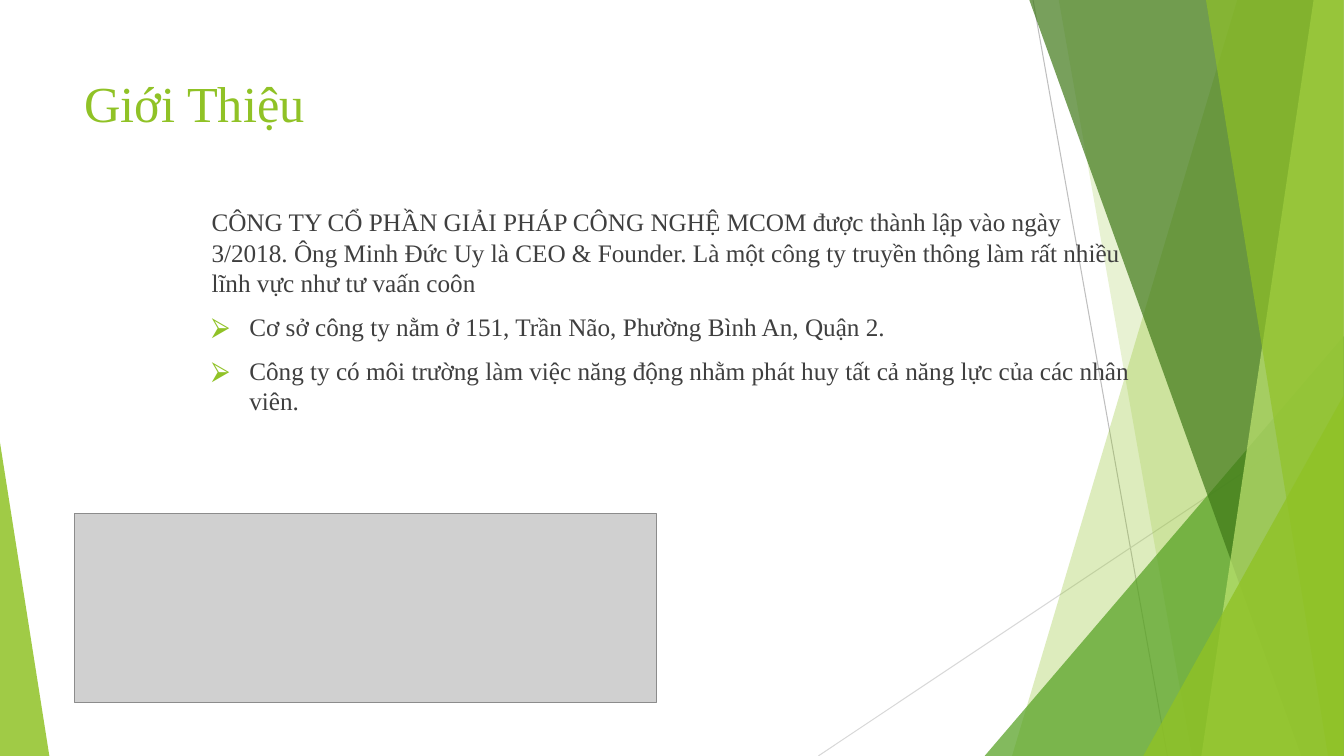
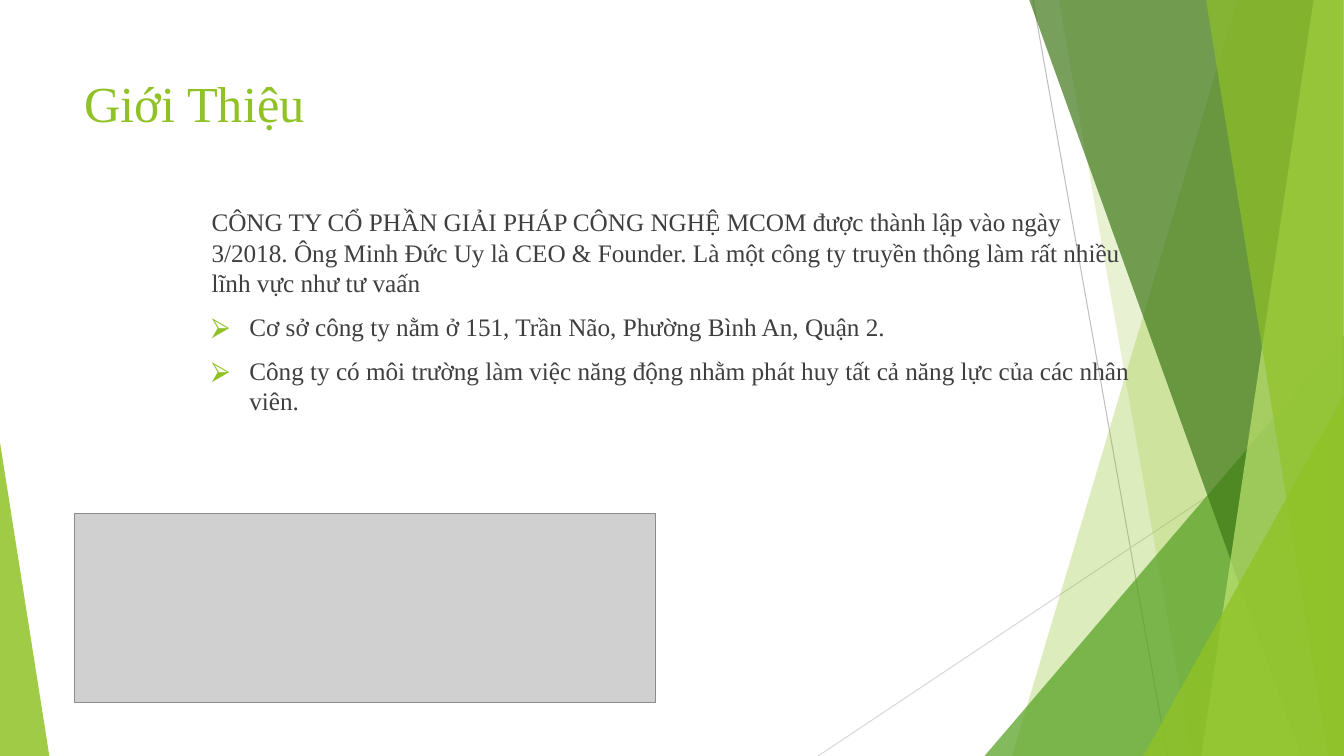
Before and after one commit to duc2k1/thuc-tap-tot-nghiep, a slide deck: slide 2 of ThuyetTrinhTTTNPhanDuc.pptx. Drawn at 1344x756 pixels with LibreOffice and Linux fonts; fonts in the diff are those of the drawing; grey boxes stand for pictures. Boxes give left, top, right and bottom in pixels: in the first picture for what was removed or moved away, otherwise in the second. Text is boxed around its words. In the diff, an @@ line names an element or a change of style, - is before the commit and + after.

```diff
--- a/ThuyetTrinhTTTNPhanDuc.pptx
+++ b/ThuyetTrinhTTTNPhanDuc.pptx
@@ text at <box>212,211,1119,296</box>: text changed @@
-CÔNG TY CỔ PHẦN GIẢI PHÁP CÔNG NGHỆ MCOM được thành lập vào ngày 3/2018. Ông Minh Đức Uy là CEO & Founder. Là một công ty truyền thông làm rất nhiều lĩnh vực như tư vaấn coôn
+CÔNG TY CỔ PHẦN GIẢI PHÁP CÔNG NGHỆ MCOM được thành lập vào ngày 3/2018. Ông Minh Đức Uy là CEO & Founder. Là một công ty truyền thông làm rất nhiều lĩnh vực như tư vaấn
```
Also in this commit, not shown: 1 other file.
